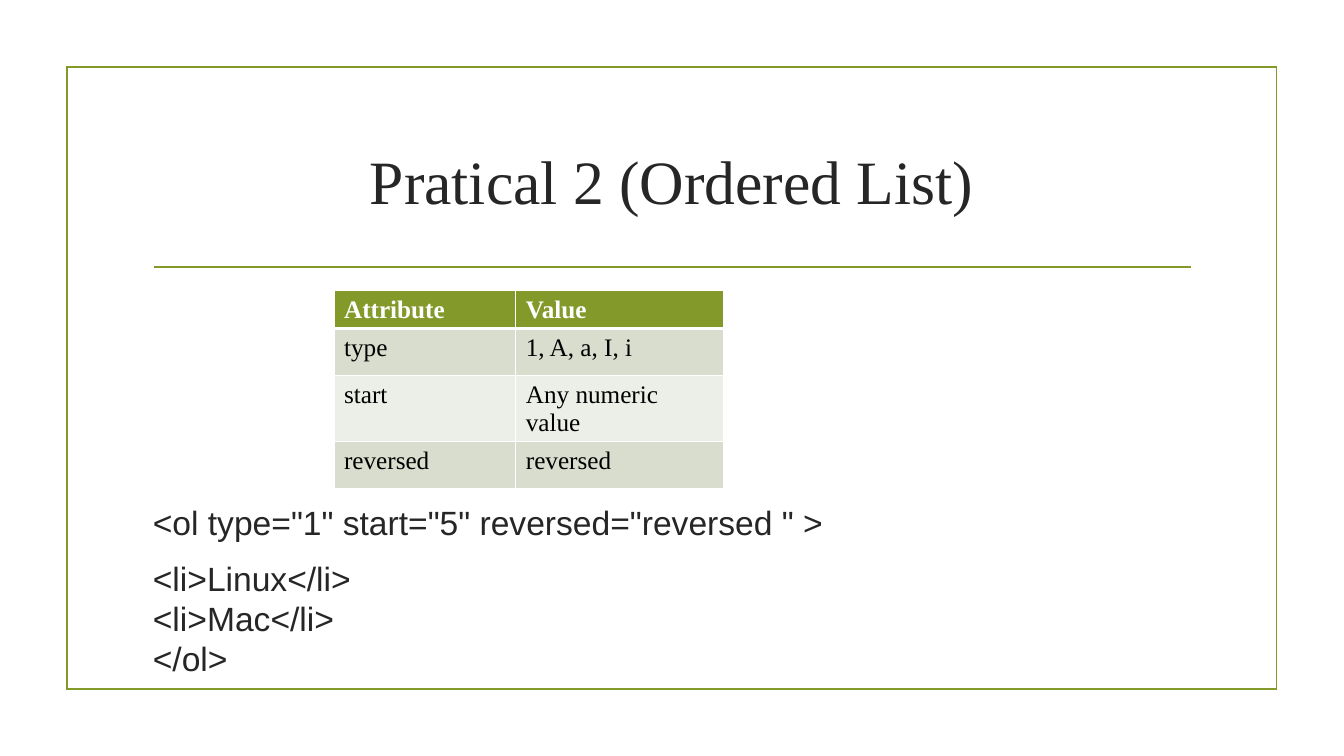
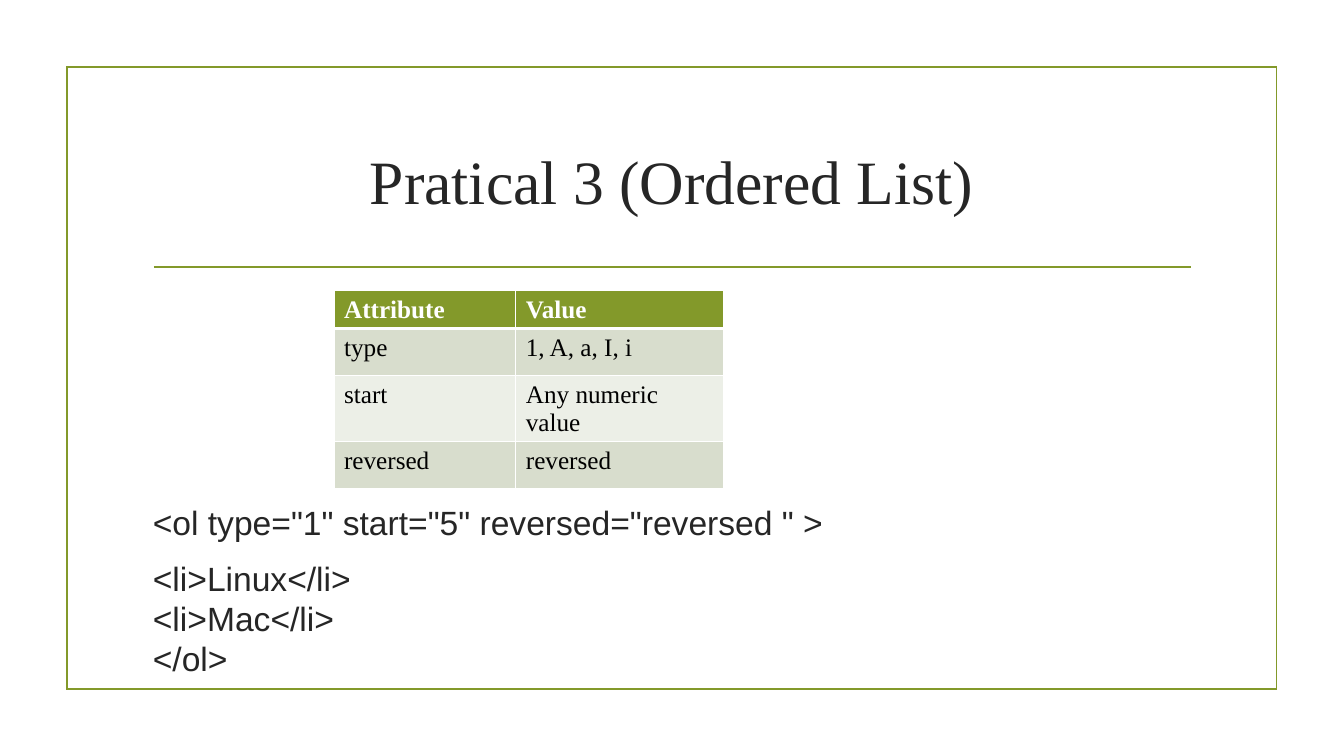
Before and after one commit to sagarshrestha81/FED, a slide deck: slide 19 of HTML.pptx. Drawn at 1344x756 pixels with LibreOffice and Linux fonts; fonts in the diff are those of the drawing; background and template pictures are left out. Boxes give left, top, right and bottom in pixels: in the first picture for what was removed or moved away, otherwise in the second. Text is boxed around its words. In the diff, an @@ line names an element or a change of style, - is before the commit and + after.

```diff
--- a/HTML.pptx
+++ b/HTML.pptx
@@ title at (370, 161, 973, 216): text changed @@
-Pratical 2 (Ordered List)
+Pratical 3 (Ordered List)
```
Also in this commit, not shown: 5 other slides changed, 10 slides added, 1 other file.
